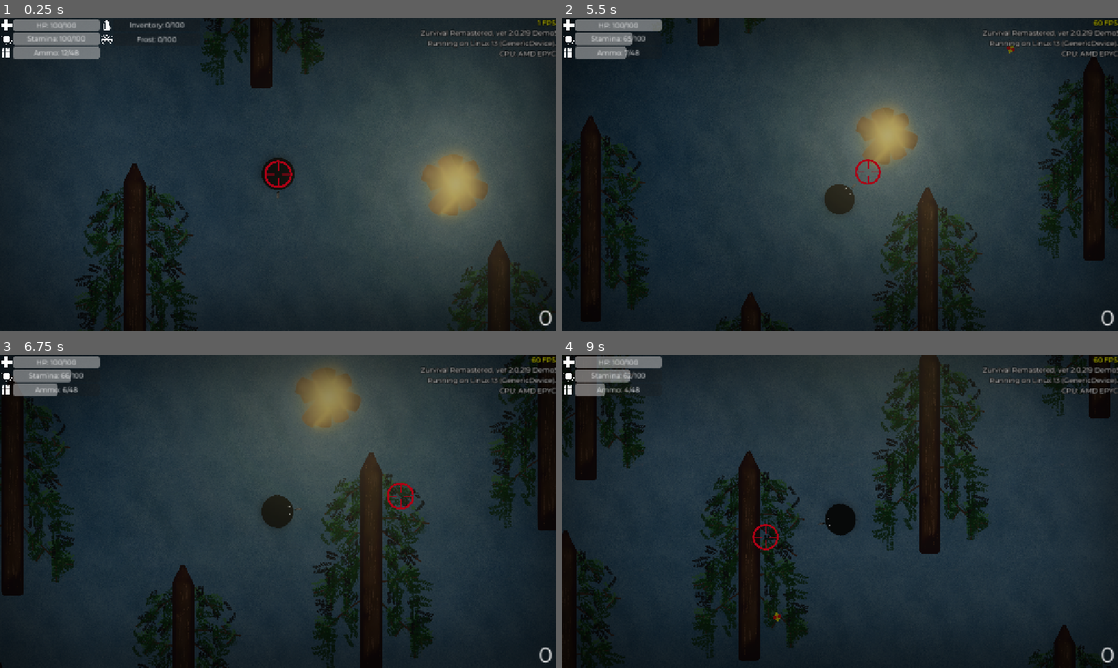
Above: before the commit, frames 1-4 (two rows, left to right).
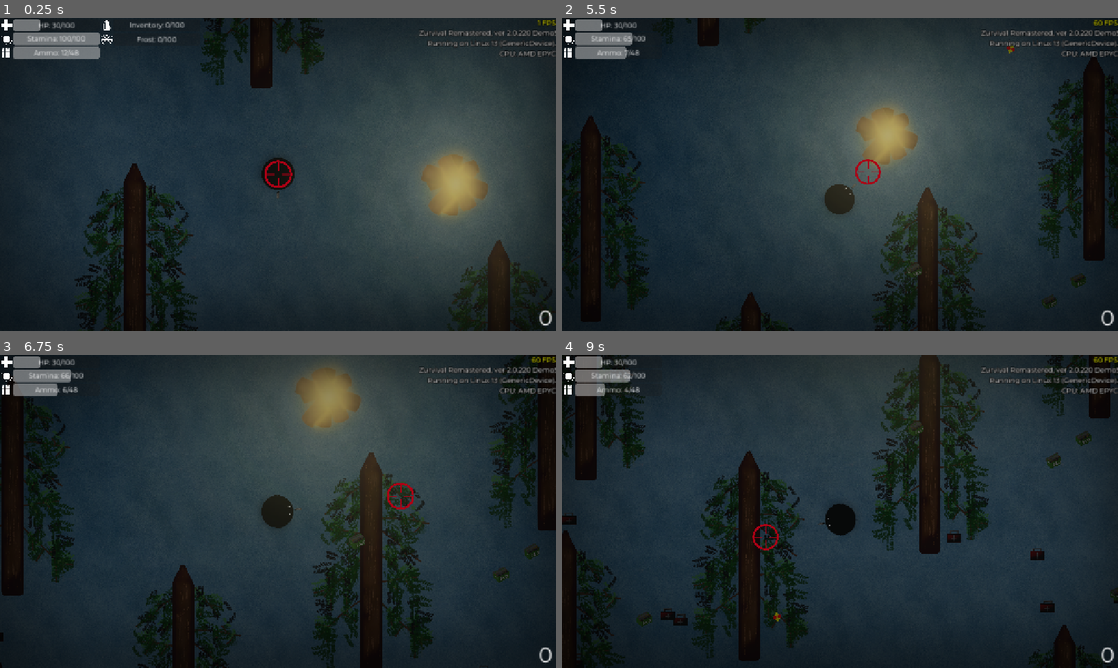
Above: after the commit, the same moments.

Repository: klodskateam/zurvival-remastered
Game: Godot game, scene res://game-wintermode.tscn
Same seed, same stepped clock (60 frames per second), same inputs: the game is played once before the commit and once after it. This scene is started directly instead of the project's main scene.
Inputs (mouse positions are in pixels of both pictures, inside the frame that each line leads up to):
- Up to frame 1 (0.25 s): no input
- Up to frame 2 (5.5 s): tap Enter at 0.5 s; move the mouse to (962, 158) at 0.52 s; hold D (right) 0.53-1.25 s; hold Shift (run) 0.53-1.25 s; click (962, 158) at 0.67 s; drag from (728, 190) to (912, 183) at 1.27 s; move the mouse to (895, 105) at 2.02 s; hold D (right) 2.03-2.75 s; hold Shift (run) 2.03-2.75 s; drag from (812, 237) to (673, 127) at 2.77 s; move the mouse to (1006, 221) at 3.52 s; hold A (left) 3.53-4.25 s; hold Shift (run) 3.53-4.25 s; tap Space (reload) at 4.15 s; drag from (673, 127) to (756, 96) at 4.27 s; move the mouse to (867, 174) at 5.02 s; hold S (down) from 5.03 s (still down); hold Shift (run) from 5.03 s (still down); click (867, 174) at 5.17 s
- Up to frame 3 (6.75 s): release S (down) at 5.75 s; release Shift (run) at 5.75 s; drag from (194, 433) to (166, 527) at 5.77 s; move the mouse to (400, 495) at 6.52 s; hold Up (ui_up) from 6.53 s (still down); hold Shift (run) from 6.53 s (still down)
- Up to frame 4 (9 s): release Up (ui_up) at 7.25 s; release Shift (run) at 7.25 s; drag from (728, 527) to (890, 395) at 7.27 s; tap Space (reload) at 8 s; move the mouse to (895, 442) at 8.02 s; hold S (down) 8.03-8.75 s; hold Shift (run) 8.03-8.75 s; drag from (812, 574) to (673, 464) at 8.77 s

The runs differ from the first frame. In frame 1, 0.6% of the frame differs, in the area x 6-96%, y 0-6%; in frame 2, 0.8%; in frame 3, 0.8%; in frame 4, 1.4%, in the area x 0-100%, y 0-100%.

Commit message:
оно робит!!!

Diff:
--- a/bullets.gd
+++ b/bullets.gd
@@ -1,8 +1,7 @@
 extends Area2D
-signal pickedup
 
 func _on_body_entered(body: Node2D):
 	if body.name == "player":
 		body.ZAPAS_BULLETS += 12
-		pickedup.emit()
+		body.pickedup = true
 		queue_free()
--- a/medkit.gd
+++ b/medkit.gd
@@ -5,5 +5,5 @@
 	if body.name == "player":
 		if body.HEALTH <= 90:
 			body.HEALTH += 10
-			pickedup_medkit.emit()
+			body.pickedup_medkit = true
 			queue_free()
--- a/player.gd
+++ b/player.gd
@@ -23,11 +23,13 @@
 
 var VINOSLIVOST = 100
 @export var MAX_VINOSLIVOST = 100
+var pickedup : bool = false
+var pickedup_medkit : bool = false
 var SPEED = 325
 var BULLETS = 12
 var ZAPAS_BULLETS = 48
 var DELAY = 0
-var HEALTH = 100
+var HEALTH = 30
 var COLDNESS = 0
 var INVENTORY_FILLED = 0
 @export var MAX_INVENTORY_FILLED = 100
@@ -193,6 +195,24 @@
 
 	if event.is_action_pressed("reload"):
 		bullets_reload()
+	if pickedup:
+		match randi_range(1,2):
+			1:
+				$Pickup01.pitch_scale = randf_range(0.97, 1.12)
+				$Pickup01.play()
+			2:
+				$Pickup02.pitch_scale = randf_range(0.97, 1.12)
+				$Pickup02.play()
+	pickedup = false
+	if pickedup_medkit:
+		match randi_range(1,2):
+			1:
+				$PickupMedkit01.pitch_scale = randf_range(0.96, 1.12)
+				$PickupMedkit01.play()
+			2:
+				$PickupMedkit02.pitch_scale = randf_range(0.96, 1.12)
+				$PickupMedkit02.play()
+	pickedup_medkit = false
 
 
 
--- a/player.tscn
+++ b/player.tscn
@@ -72,15 +72,23 @@
 
 [node name="Pickup01" type="AudioStreamPlayer" parent="."]
 stream = ExtResource("6_urp6f")
+pitch_scale = 1.49
+max_polyphony = 3
 
 [node name="Pickup02" type="AudioStreamPlayer" parent="."]
 stream = ExtResource("7_bwjto")
+pitch_scale = 1.34
+max_polyphony = 3
 
 [node name="PickupMedkit01" type="AudioStreamPlayer" parent="."]
 stream = ExtResource("8_606se")
+pitch_scale = 1.24
+max_polyphony = 4
 
 [node name="PickupMedkit02" type="AudioStreamPlayer" parent="."]
 stream = ExtResource("9_u1c27")
+pitch_scale = 1.44
+max_polyphony = 4
 
 [node name="Area2D" type="Area2D" parent="."]
 
--- a/project.godot
+++ b/project.godot
@@ -11,7 +11,7 @@
 [application]
 
 config/name="Zurvival Remastered"
-config/version="2.0.219 Demo!"
+config/version="2.0.220 Demo!"
 run/main_scene="res://menu.tscn"
 config/features=PackedStringArray("4.5", "Forward Plus")
 boot_splash/fullsize=false
--- a/timer.gd
+++ b/timer.gd
@@ -30,7 +30,7 @@
 			get_parent().add_child(plank_new)
 			print(plank_new)
 		_:
-			wait_time = randf_range(1, 2)
+			wait_time = randf_range(0.01, 0.01)
 			# пульки хуюльки
 			var bullets_new = P_BULLETS.instantiate()
 			bullets_new.position.x = randi_range(50, 9950)
--- a/zondre.gd
+++ b/zondre.gd
@@ -15,7 +15,8 @@
 @onready var navagent: NavigationAgent2D = $NavigationAgent2D
 @onready var timer: Timer = $Timer
 
-const SPEED = 217
+#const SPEED = 217
+const SPEED = 0
 var HP = 100
 var DAMAGE = 10
 
Not shown, changed: Sound/pickup_01.wav
Not shown, changed: Sound/pickup_medkit_01.wav
Not shown, changed: Sound/pickup_medkit_02.wav
